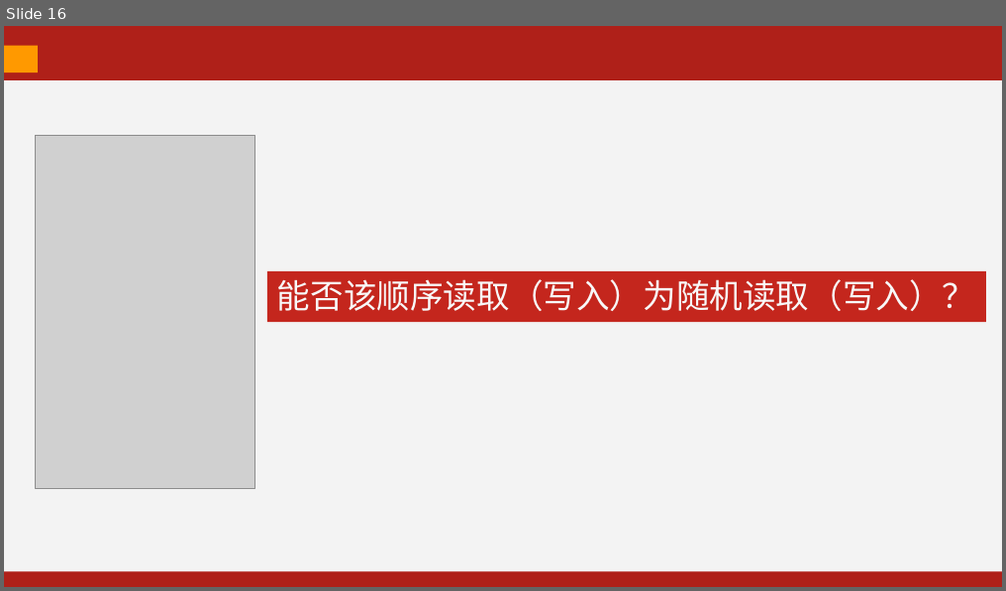
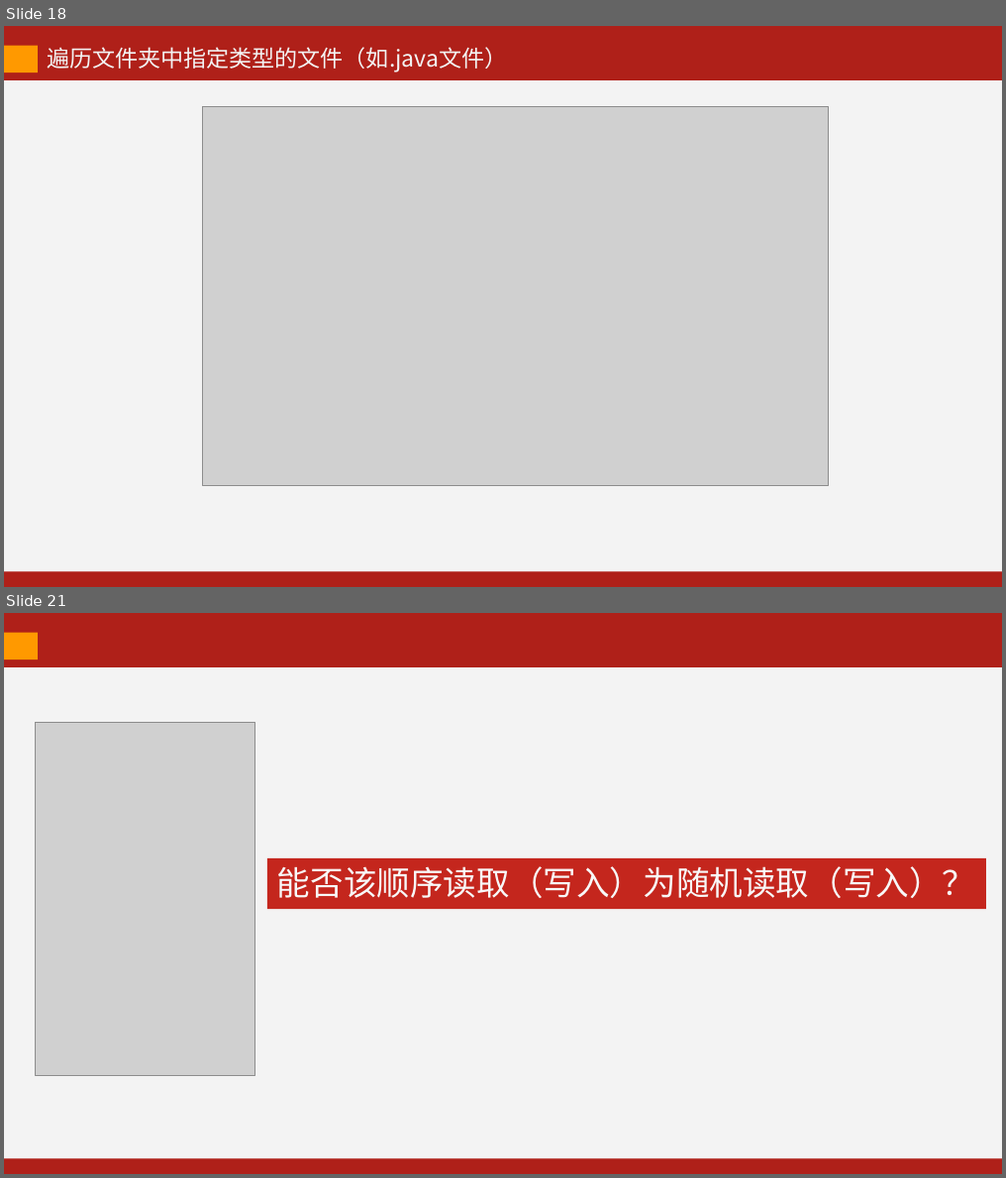
Before and after one commit to kevinjoyce/JavaCourseWare, a slide deck: PPT/每次课PPT/12 IO（输入输出）-2.pptx. Shown one above the other, each under a label of ours: slide 16 before the commit, slides 18 and 21 after it; the slides between them are not shown. The pictures are 1006x591 and 1006x1178 pixels, drawn with LibreOffice and Linux fonts; fonts in the diff are those of the drawing; grey boxes stand for pictures. Boxes give left, top, right and bottom in pixels: in the first picture for what was removed or moved away, otherwise in the second. Text is boxed around its words. In the diff, an @@ line names an element or a change of style, - is before the commit and + after.

```diff
--- a/PPT/每次课PPT/12 IO（输入输出）-2.pptx
+++ b/PPT/每次课PPT/12 IO（输入输出）-2.pptx
@@ slide 18 added at (4, 26, 1002, 587), background #AF2019 @@
@@ rectangle added at (4, 46, 38, 73), fill #FF9900 @@
@@ text added at (47, 47, 507, 72), 22 pt, text #F3F3F3 @@
+遍历文件夹中指定类型的文件（如.java文件）
@@ rectangle added at (4, 80, 1002, 571), fill #F3F3F3 @@
@@ picture added at (202, 106, 829, 485) @@
@@ what was slide 16 is now slide 21 @@
```
Also in this commit, not shown: 8 slides changed, 4 other slides added, 9 other files.
